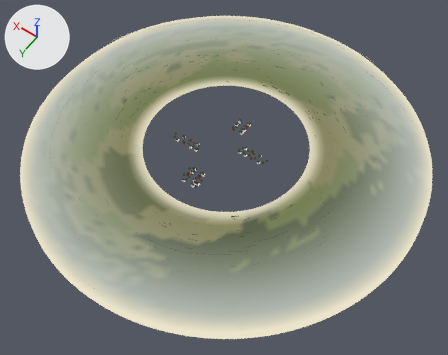
The Blender file assets/models/source/landscape.blend as it was, and as the next commit left it.
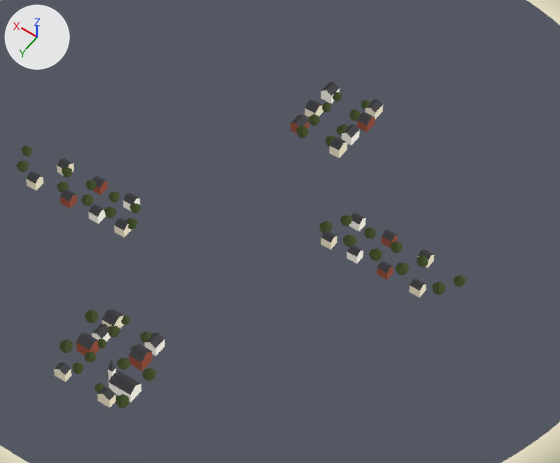
Old and new are each drawn whole from a 50 mm camera at (-938.0, 1328.0, 1860.0) aimed at (-54.0, 89.0, -86.0) and again close up on the part from 38% to 64% of the width and 29% to 56% of the height. Every picture has the same lights, and +X, +Y and +Z are marked at upper left. The first two pictures are the older version.

Objects in the first close-up: 'landscape_far_terrain', 'landscape_town'.
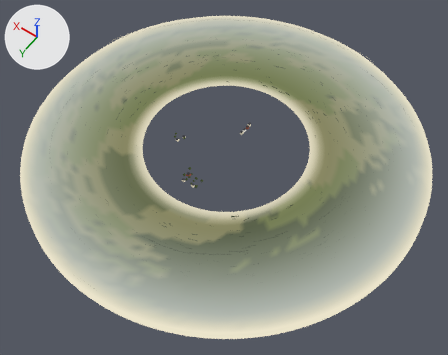
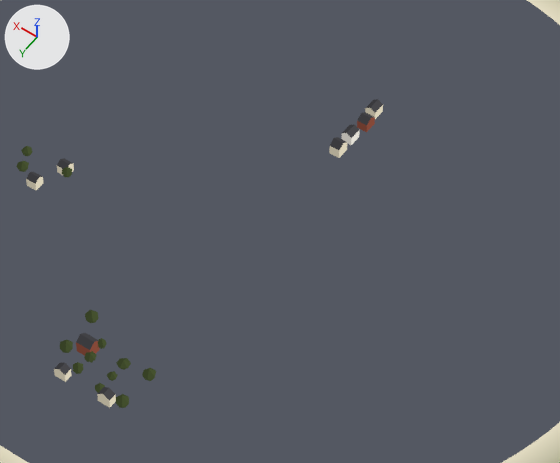
Boxes [x1, y1, x2, y2] around the edits, measured in the close-ups (560 x 463 px):
'landscape_town', reshaped (18% narrower): before [16, 82, 466, 408]; after [16, 99, 383, 408]
part 1 of me_landscape_town, deleted: before [26, 82, 466, 402]

Edits to the bpy script that builds the scene:
```text
Change me_landscape_town:
    used by ob_landscape_town; location = (0.0, 0.0, 0.0)
    remove me_landscape_town.from_pydata(...)  # 3806 vertices, 1190 faces; spans x -190.0..198.0, y -140.0..250.0, z -4.0..31.0
    add me_landscape_town.from_pydata(...)  # 1170 vertices, 366 faces; spans x -43.0..198.0, y -140.0..250.0, z -4.0..15.0
    me_landscape_town part 1: 831 loose pieces with 2657 vertices, spanning x -190.0..190.0, y -136.0..236.0, z -3.0..31.0, are deleted
    other edits to the shape of me_landscape_town do not show in these pictures
```
